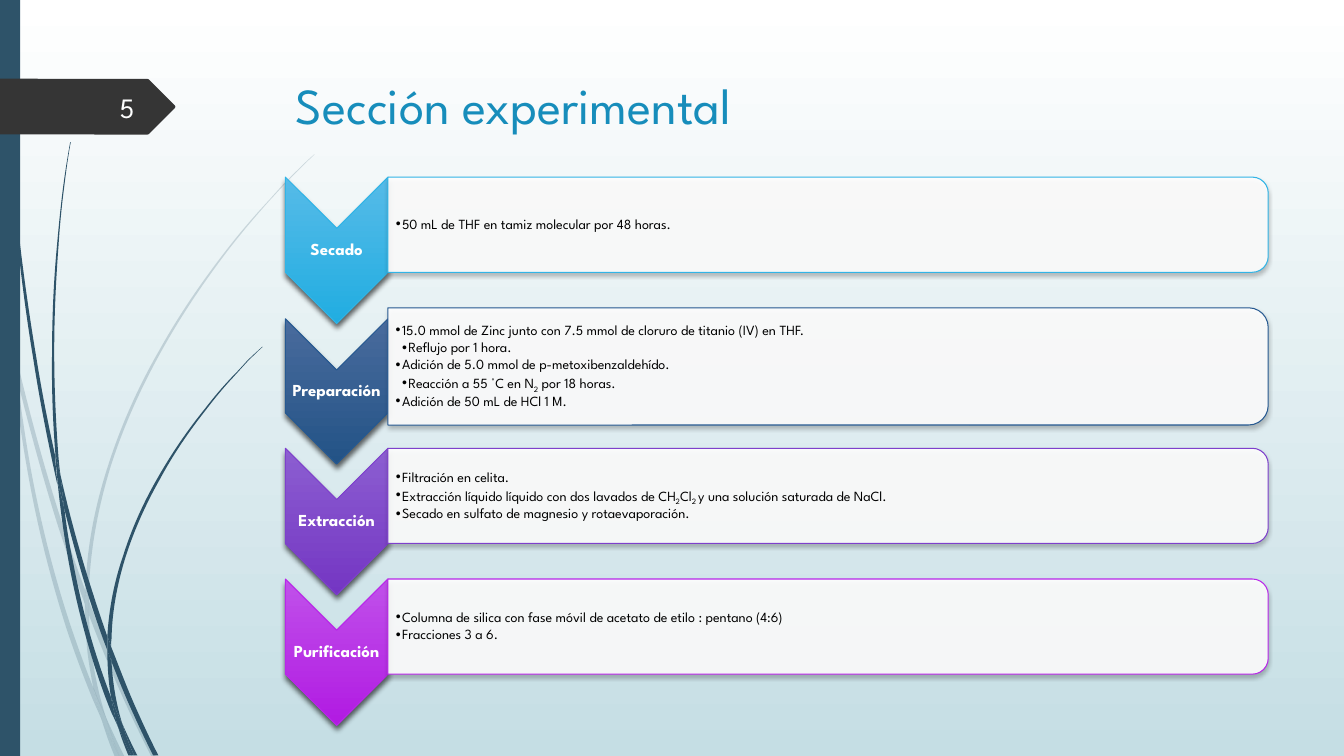
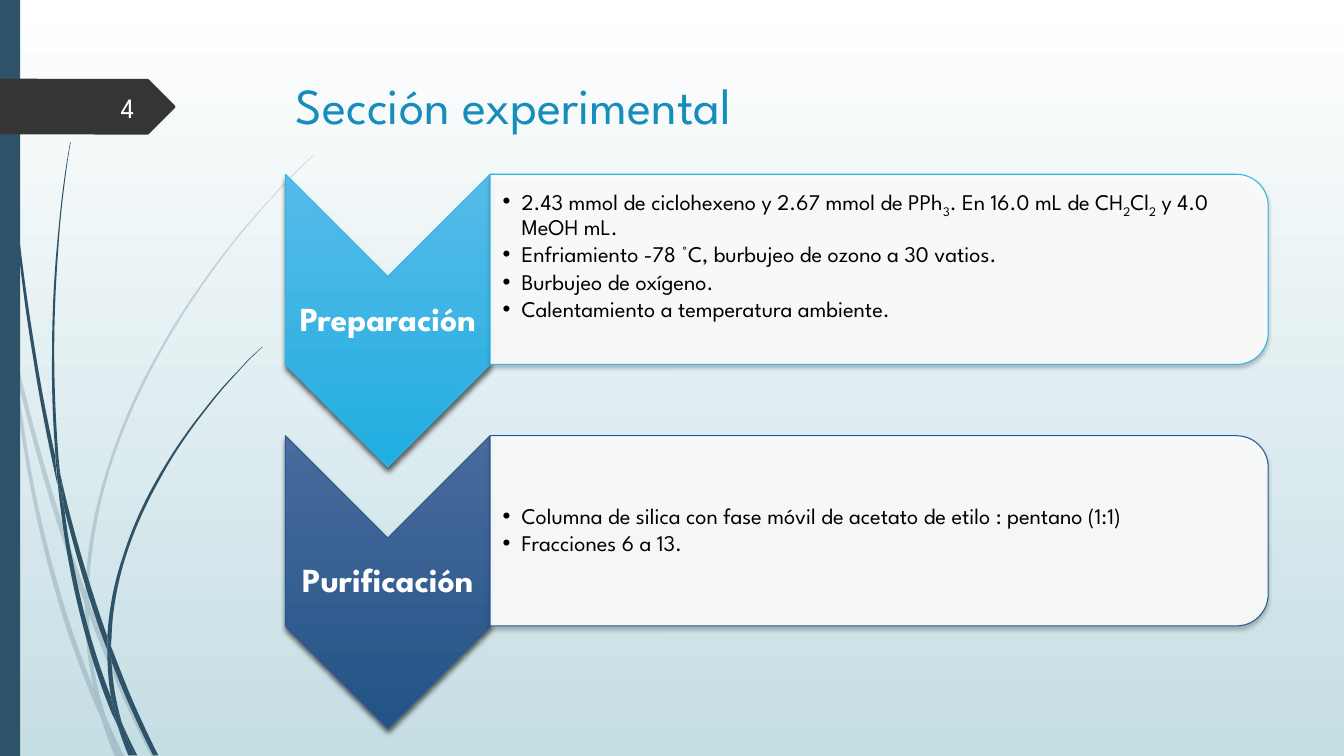
Before and after one commit to jsbarbosa/organica3, a slide deck: slide 4 of 3-Ozonolisis/seminario/Ozonolisis.pptx (slide 5 before the commit). Drawn at 1344x756 pixels with LibreOffice and Linux fonts; fonts in the diff are those of the drawing. Boxes give left, top, right and bottom in pixels: in the first picture for what was removed or moved away, otherwise in the second. Text is boxed around its words. In the diff, an @@ line names an element or a change of style, - is before the commit and + after.

```diff
--- a/3-Ozonolisis/seminario/Ozonolisis.pptx
+++ b/3-Ozonolisis/seminario/Ozonolisis.pptx
@@ page number at (121, 99, 135, 118): text changed @@
-5
+4
@@ chevron: place and size @@
-chevron at (285, 178, 388, 324)
+chevron at (286, 174, 491, 466)
@@ round same rect: place and size @@
-round same rect at (388, 177, 1268, 272)
+round same rect at (491, 174, 1269, 364)
@@ text added at (522, 194, 1208, 322), 16 pt, text #000000 @@
+  •• 2.43 mmol de ciclohexeno y 2.67 mmol de PPh3. En 16.0 mL de CH2Cl2 y 4.0 MeOH mL.
+  •• Enfriamiento -78 °C, burbujeo de ozono a 30 vatios.
+  •• Burbujeo de oxígeno.
+  •• Calentamiento a temperatura ambiente.
@@ text "Preparación" at (300, 308, 476, 338): size 12 to 24 pt; more space between paragraphs @@
@@ text "Preparación": place and size @@
-text "Preparación" at (293, 385, 381, 400)
+text "Preparación" at (300, 308, 476, 338)
@@ chevron added at (286, 436, 491, 728), fill gradient #496B9E to #235387, outline #265991 0.75 pt @@
@@ round same rect: place and size @@
-round same rect at (388, 448, 1268, 543)
+round same rect at (491, 436, 1269, 627)
@@ round same rect at (491, 436, 1269, 627): outline #7E40CC 0.75 pt to #265991 0.75 pt @@
@@ text at (522, 508, 1121, 552): text changed; size 10 to 16 pt @@
-  • Columna de silica con fase móvil de acetato de etilo : pentano (4:6)
-  • Fracciones 3 a 6.
+  •• Columna de silica con fase móvil de acetato de etilo : pentano (1:1)
+  •• Fracciones 6 a 13.
@@ text "Purificación": place and size @@
-text "Purificación" at (294, 645, 380, 657)
+text "Purificación" at (302, 568, 473, 593)
@@ text "Purificación" at (302, 568, 473, 593): size 12 to 24 pt; more space between paragraphs @@
@@ group removed at (285, 219, 1268, 725): 5 texts, 3 chevrons, 2 round same rects @@
-Secado
-  • 50 mL de THF en tamiz molecular por 48 horas.
-  • 15.0 mmol de Zinc junto con 7.5 mmol de cloruro de titanio (IV) en THF.
-    • Reflujo por 1 hora.
-  • Adición de 5.0 mmol de p-metoxibenzaldehído.
-    • Reacción a 55 °C en N2 por 18 horas.
-  • Adición de 50 mL de HCl 1 M.
-Extracción
-  • Filtración en celita.
-  • Extracción líquido líquido con dos lavados de CH2Cl2 y una solución saturada de NaCl.
-  • Secado en sulfato de magnesio y rotaevaporación.
```
Also in this commit, not shown: 6 other slides changed, 1 slide removed.
